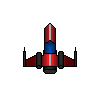
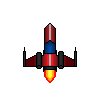
Layers edited between the first and the second (100, 100) image:
added layer "Layer 2" above "Layer 1" over [44,70,56,83]
